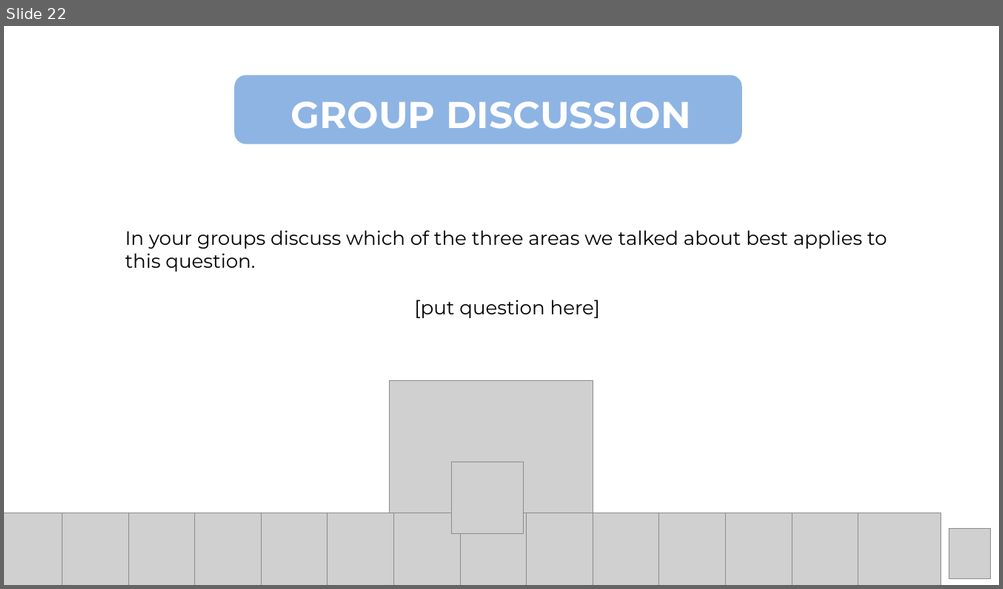
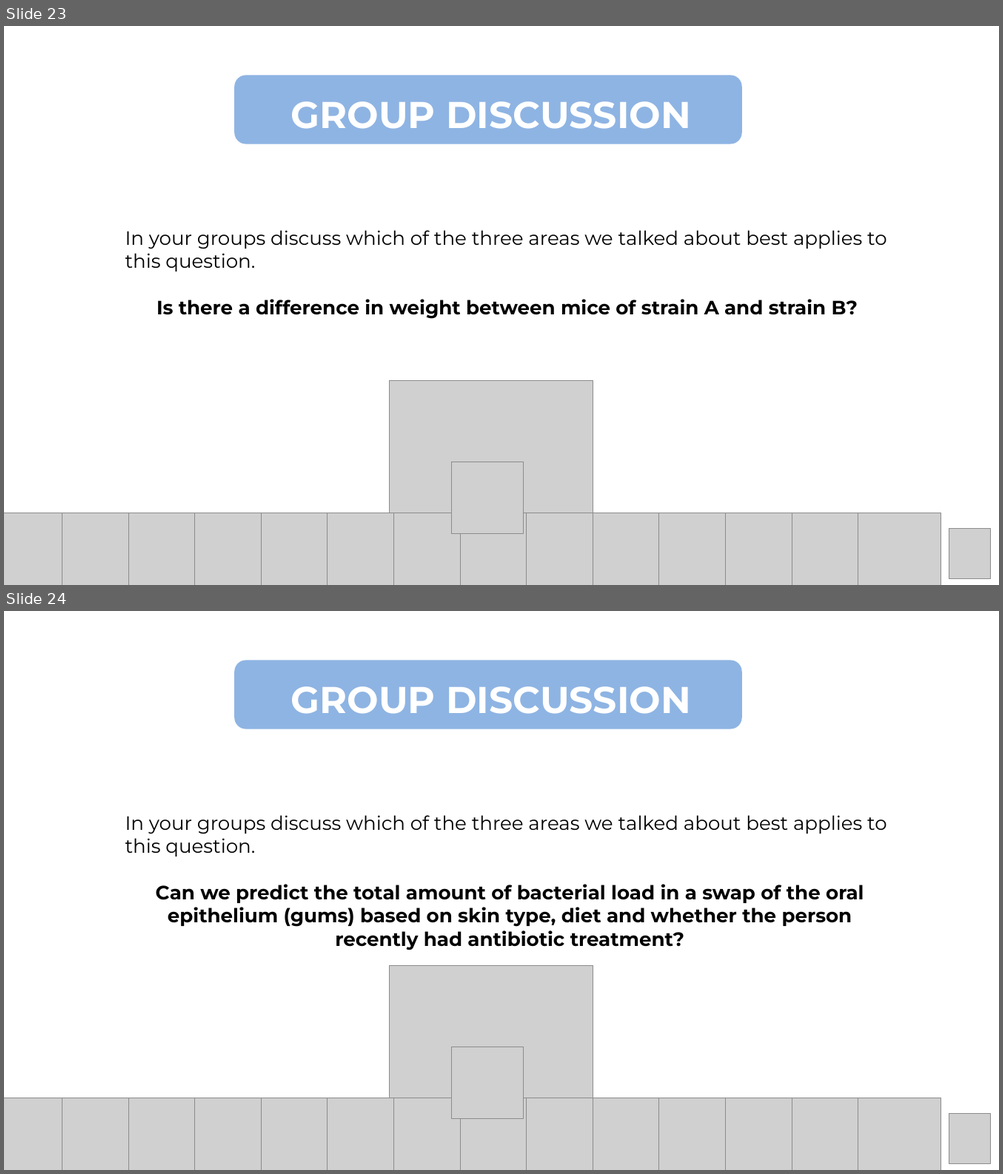
Before and after one commit to Center-for-Health-Data-Science/Foundations-of-Health-Data-Science, a slide deck: Slides/FHDS_Data_Analysis_Part3.pptx. Shown one above the other, each under a label of ours: slide 22 before the commit, slides 23 and 24 after it. The pictures are 1003x589 and 1003x1174 pixels, drawn with LibreOffice and Linux fonts; fonts in the diff are those of the drawing; grey boxes stand for pictures. Boxes give left, top, right and bottom in pixels: in the first picture for what was removed or moved away, otherwise in the second. Text is boxed around its words. In the diff, an @@ line names an element or a change of style, - is before the commit and + after.

Commit message:
put in questions

```diff
--- a/Slides/FHDS_Data_Analysis_Part3.pptx
+++ b/Slides/FHDS_Data_Analysis_Part3.pptx
@@ slide 24 added at [4, 611, 999, 1170], background #FFFFFF @@
@@ rounded rectangle added at [234, 661, 742, 729], fill #8EB4E3 @@
@@ text added at [291, 686, 691, 714], 54 pt, text #FFFFFF, bold @@
+GROUP DISCUSSION
@@ text added at [125, 815, 886, 951], 28 pt, text #000000, bold @@
+In your groups discuss which of the three areas we talked about best applies to this question.
+Can we predict the total amount of bacterial load in a swap of the oral epithelium (gums) based on skin type, diet and whether the person recently had antibiotic treatment?
@@ picture added at [390, 966, 592, 1169] @@
@@ picture added at [451, 1047, 523, 1119] @@
@@ group added at [4, 1098, 941, 1170]: 14 pictures @@
@@ picture added at [949, 1113, 990, 1164] @@
@@ what was slide 22 is now slide 23 @@
@@ slide 23 changed as well @@
@@ text at [156, 299, 857, 319]: text changed; bold on @@
-[put question here]
+Is there a difference in weight between mice of strain A and strain B?
```
Also in this commit, not shown: 2 other slides added, 2 other files.
